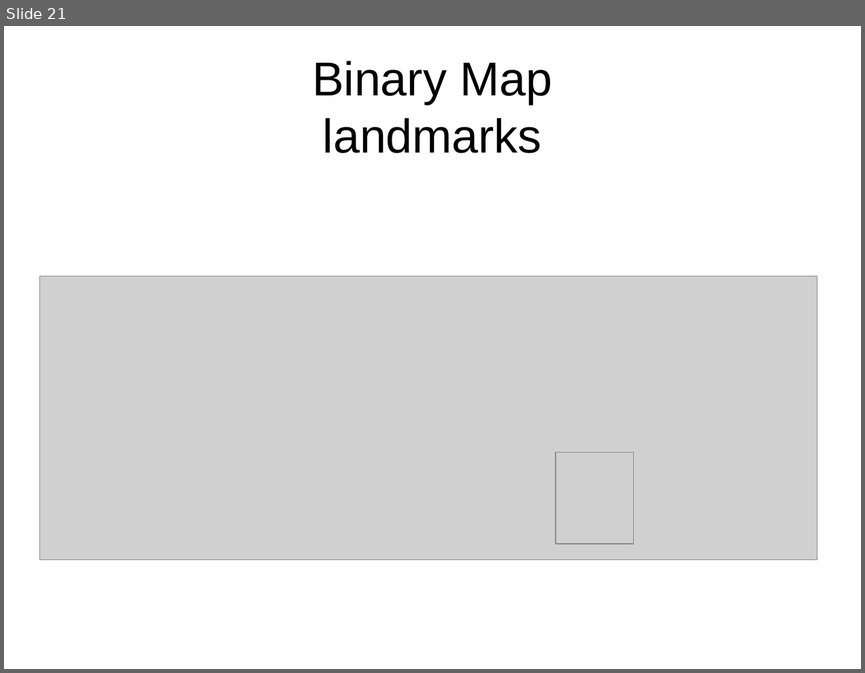
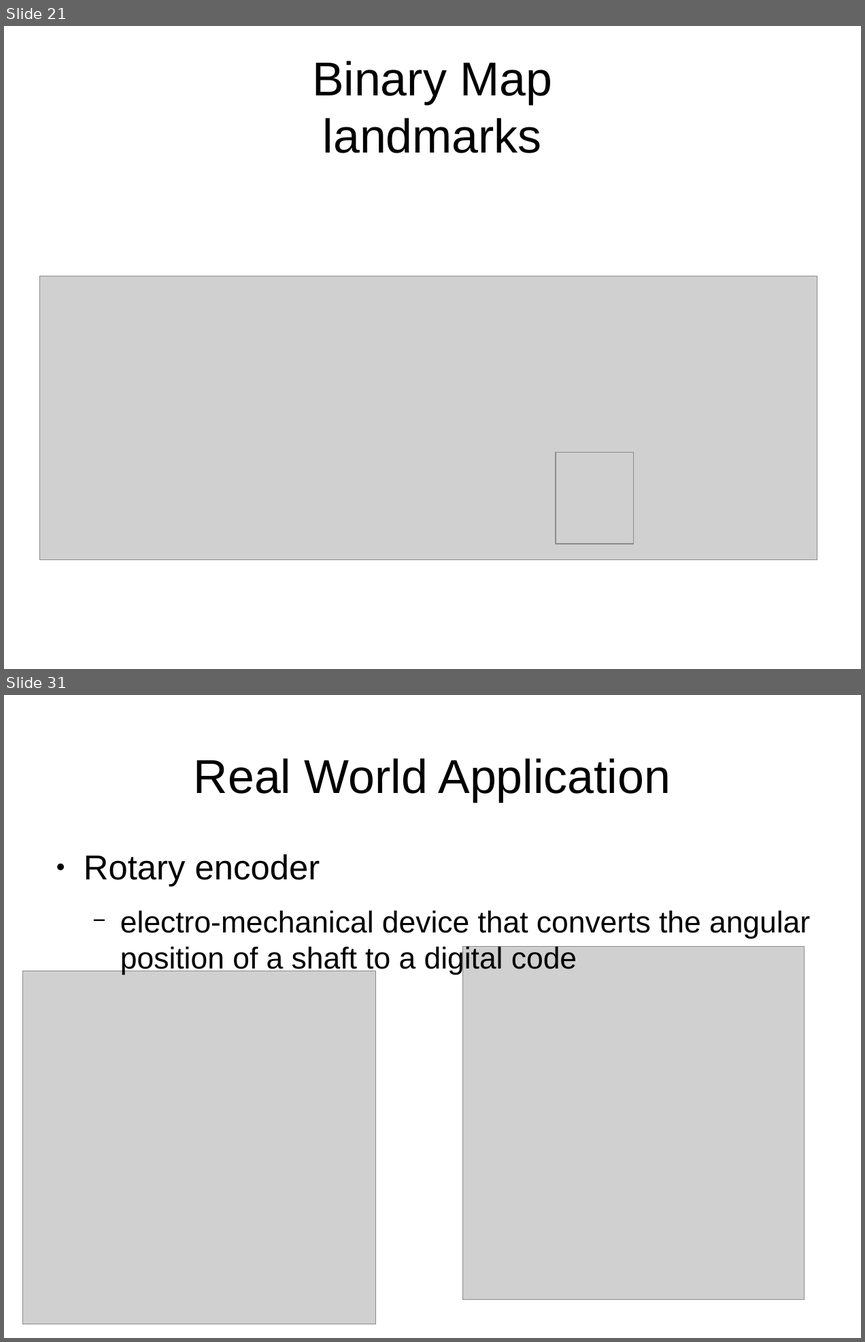
Before and after one commit to peterborkuti/english, a slide deck: robotlocalization/robotlocalization_02.odp. Shown one above the other, each under a label of ours: slide 21 before the commit, slides 21 and 31 after it; the slides between them are not shown. The pictures are 865x673 and 865x1342 pixels, drawn with LibreOffice and Linux fonts; fonts in the diff are those of the drawing; grey boxes stand for pictures. Boxes give left, top, right and bottom in pixels: in the first picture for what was removed or moved away, otherwise in the second. Text is boxed around its words. In the diff, an @@ line names an element or a change of style, - is before the commit and + after.

```diff
--- a/robotlocalization/robotlocalization_02.odp
+++ b/robotlocalization/robotlocalization_02.odp
@@ slide 31 added at (x1=4, y1=695, x2=861, y2=1338), background #FFFFFF @@
@@ title added at (x1=194, y1=758, x2=670, y2=802), 44 pt, text #000000 @@
+Real World Application
@@ text added at (x1=84, y1=854, x2=810, y2=974), 28 pt, text #000000 @@
+● Rotary encoder
+  − electro-mechanical device that converts the angular position of a shaft to a digital code
@@ picture added at (x1=463, y1=946, x2=805, y2=1299) @@
@@ picture added at (x1=22, y1=971, x2=376, y2=1324) @@
```
Also in this commit, not shown: 1 slide changed, 18 other slides added, 1 other file.
